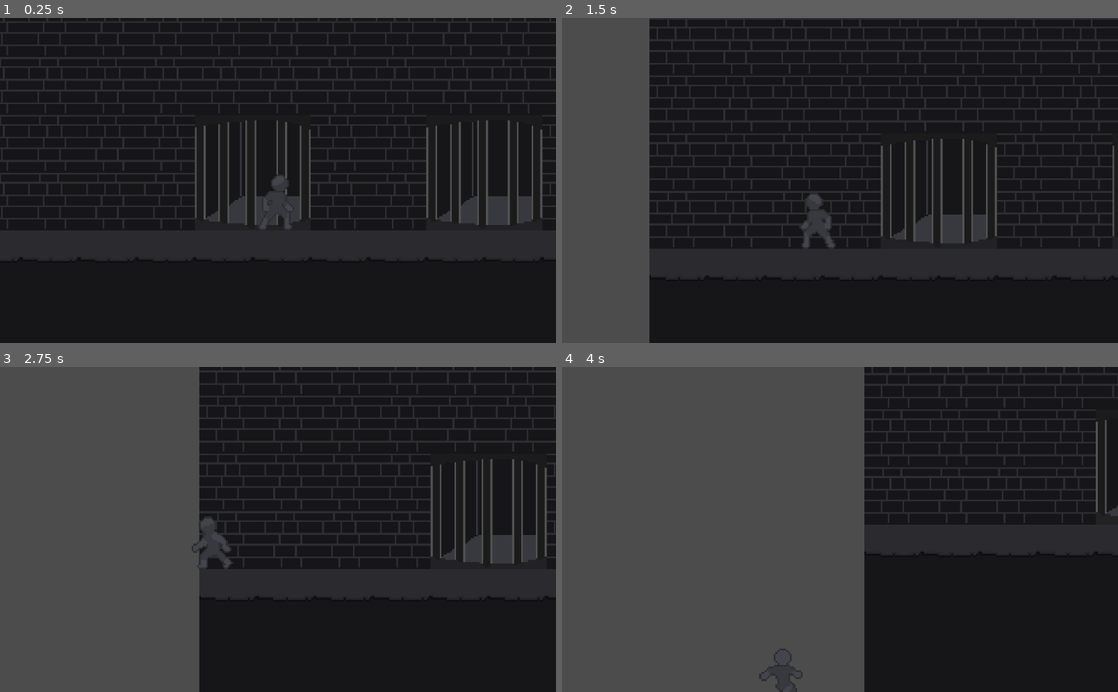
Above: before the commit, frames 1-4 (two rows, left to right).
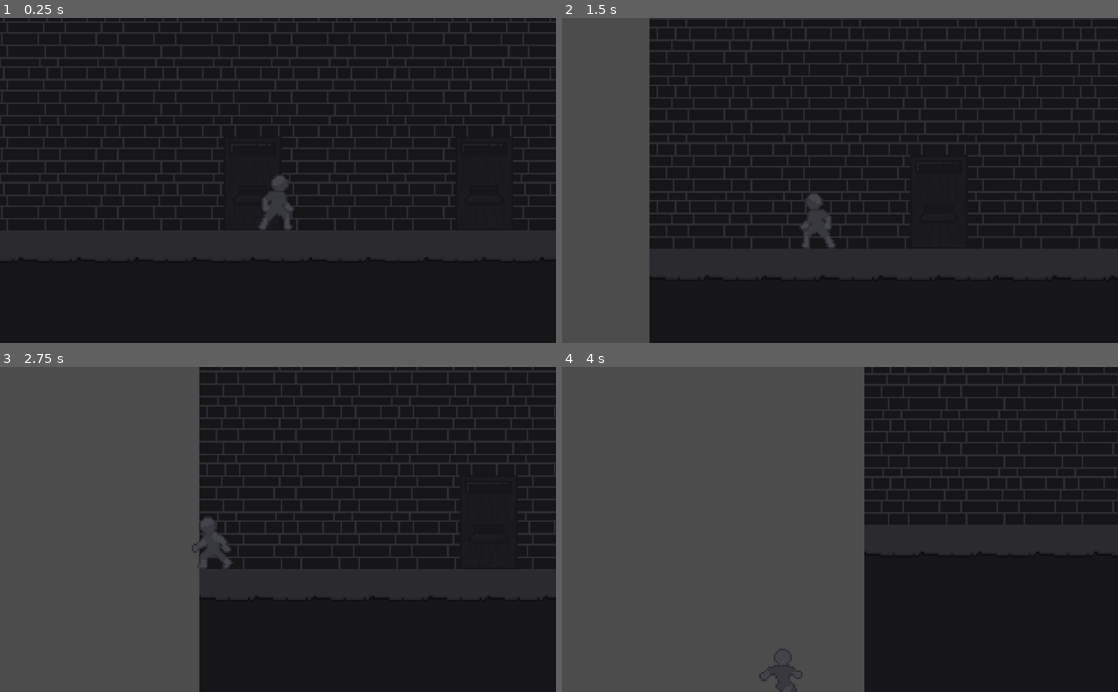
Above: after the commit, the same moments.

Repository: Arpixel/GameJam
Game: Godot game, scene res://Scenes/level0.tscn
The game is run twice, just before and just after one commit, with the same random seed, the same clock (stepped at 60 frames per second) and the same inputs.
Inputs:
- Up to frame 1 (0.25 s): no input
- Up to frame 2 (1.5 s): hold A (A) 0.53-1.28 s; tap Space (ui_select) at 0.77 s; tap D (D) at 1.35 s
- Up to frame 3 (2.75 s): tap Space (ui_select) at 1.52 s; hold A (A) from 2.03 s (still down)
- Up to frame 4 (4 s): release A (A) at 2.78 s; tap D (D) at 2.85 s; tap Space (ui_select) at 3.02, 3.77 s; hold A (A) from 3.53 s (still down)

The runs differ from the first frame. In frame 1, 3.8% of the frame differs, in the area x 1-98%, y 11-66%; in frame 2, 2.2%; in frame 3, 2.2%; in frame 4, 0.3%.

Commit message:
YeniHucre

Diff:
--- a/Scenes/Player.tscn
+++ b/Scenes/Player.tscn
@@ -6,17 +6,14 @@
 [ext_resource path="res://Sprites/Character/Jump/Jump Sprite Sheet.png" type="Texture" id=4]
 
 [sub_resource type="AtlasTexture" id=21]
-flags = 4
 atlas = ExtResource( 4 )
 region = Rect2( 0, 0, 48, 48 )
 
 [sub_resource type="AtlasTexture" id=22]
-flags = 4
 atlas = ExtResource( 4 )
 region = Rect2( 48, 0, 48, 48 )
 
 [sub_resource type="AtlasTexture" id=23]
-flags = 4
 atlas = ExtResource( 4 )
 region = Rect2( 96, 0, 48, 48 )
 
Binary file changed: PixelArts/Duvar.png
Binary file added: PixelArts/Hucre (1).png
Not shown, added: PixelArts/Hucre (1).png.import
Binary file changed: PixelArts/Hucre.png
Not shown, added: PixelArts/Kup.png.import
